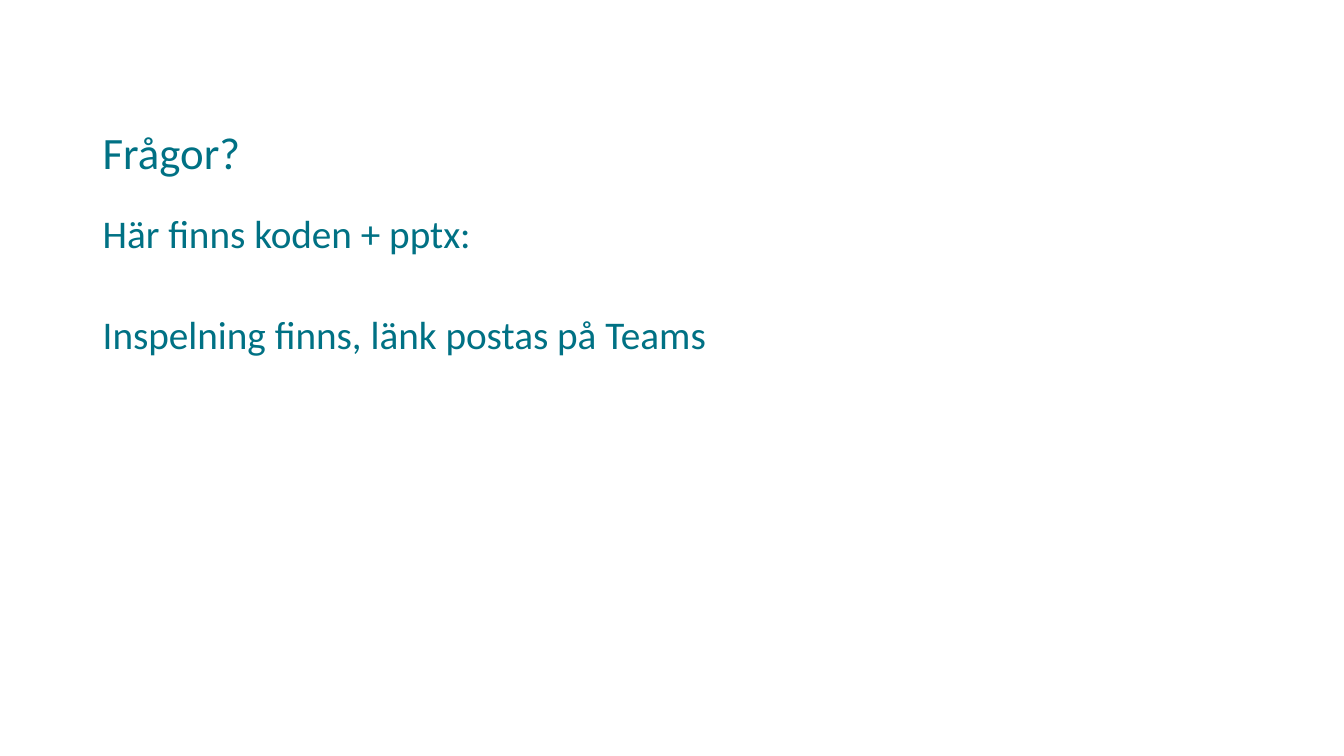
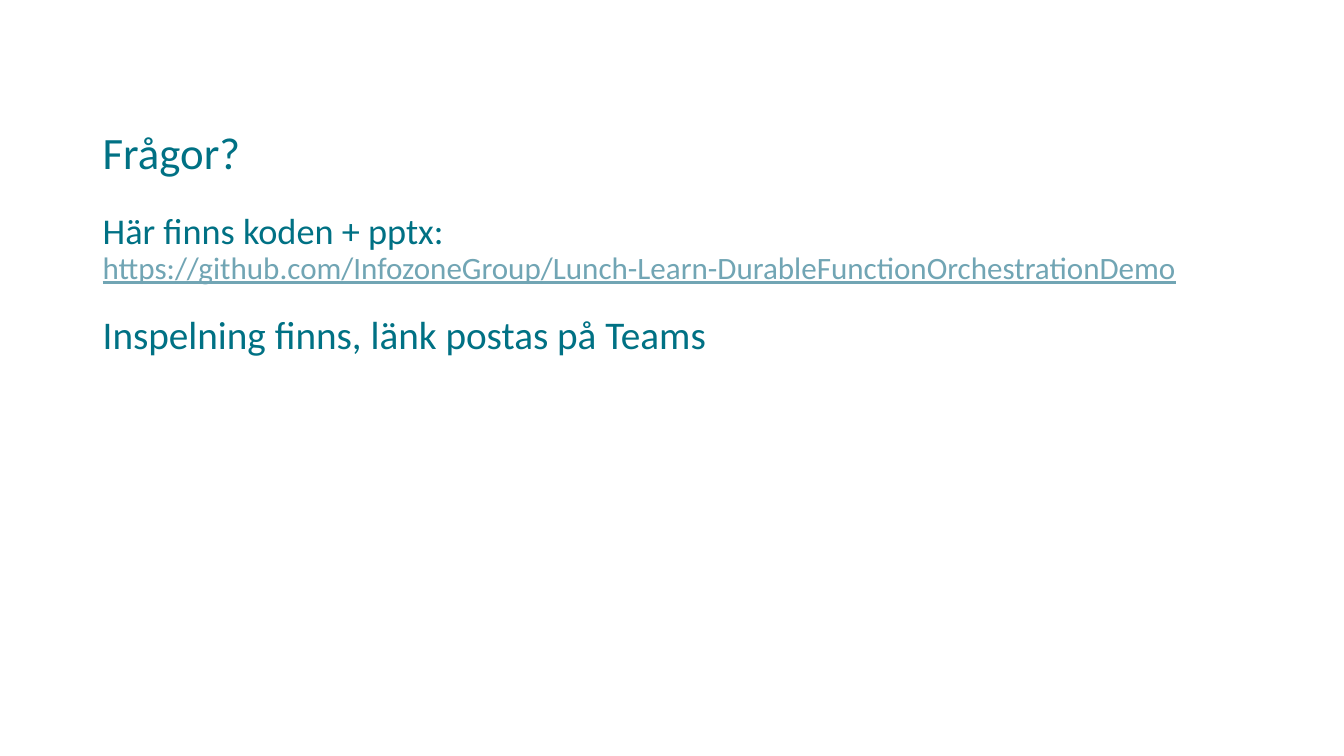
Before and after one commit to InfozoneGroup/Lunch-Learn-DurableFunctionOrchestrationDemo, a slide deck: slide 16 of Az durable functions.pptx. Drawn at 1344x756 pixels with LibreOffice and Linux fonts; fonts in the diff are those of the drawing; background and template pictures are left out. Boxes give left, top, right and bottom in pixels: in the first picture for what was removed or moved away, otherwise in the second. Text is boxed around its words. In the diff, an @@ line names an element or a change of style, - is before the commit and + after.

Commit message:
Add link to repo, code & pptx

```diff
--- a/Az durable functions.pptx
+++ b/Az durable functions.pptx
@@ text at box(103, 218, 443, 250): size 28 to 25.9 pt in "Här finns koden + pptx:" @@
@@ text at box(103, 257, 1176, 285): paragraph added @@
+https://github.com/InfozoneGroup/Lunch-Learn-DurableFunctionOrchestrationDemo
```
